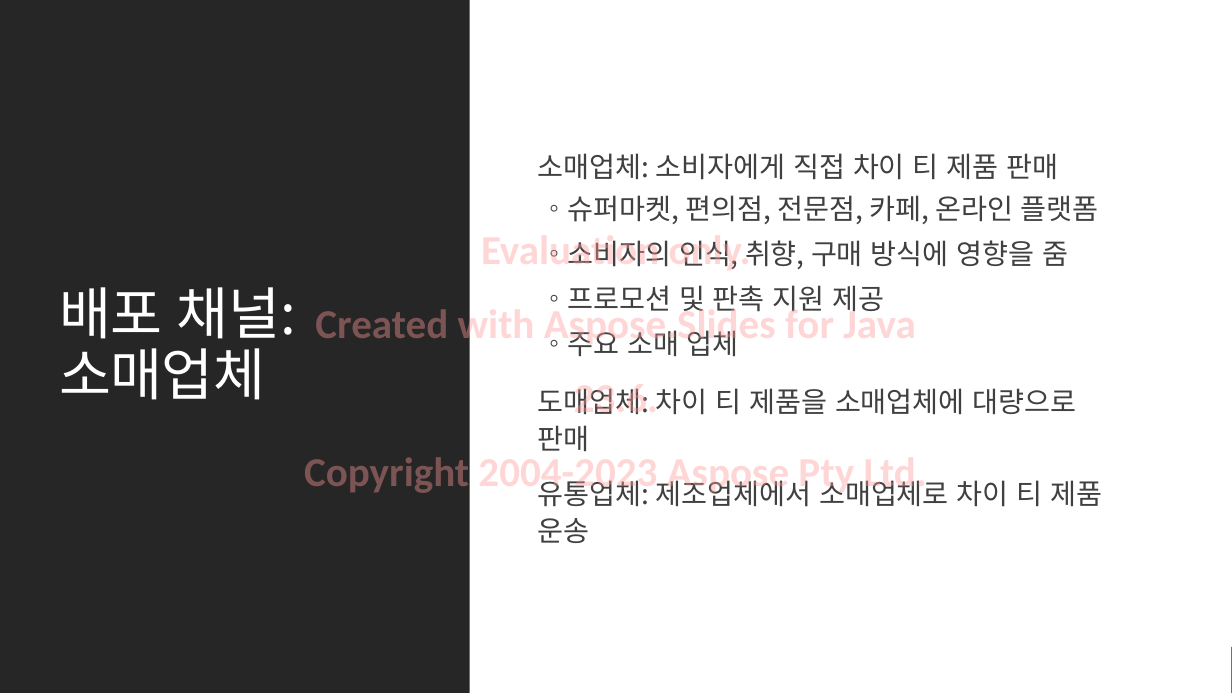
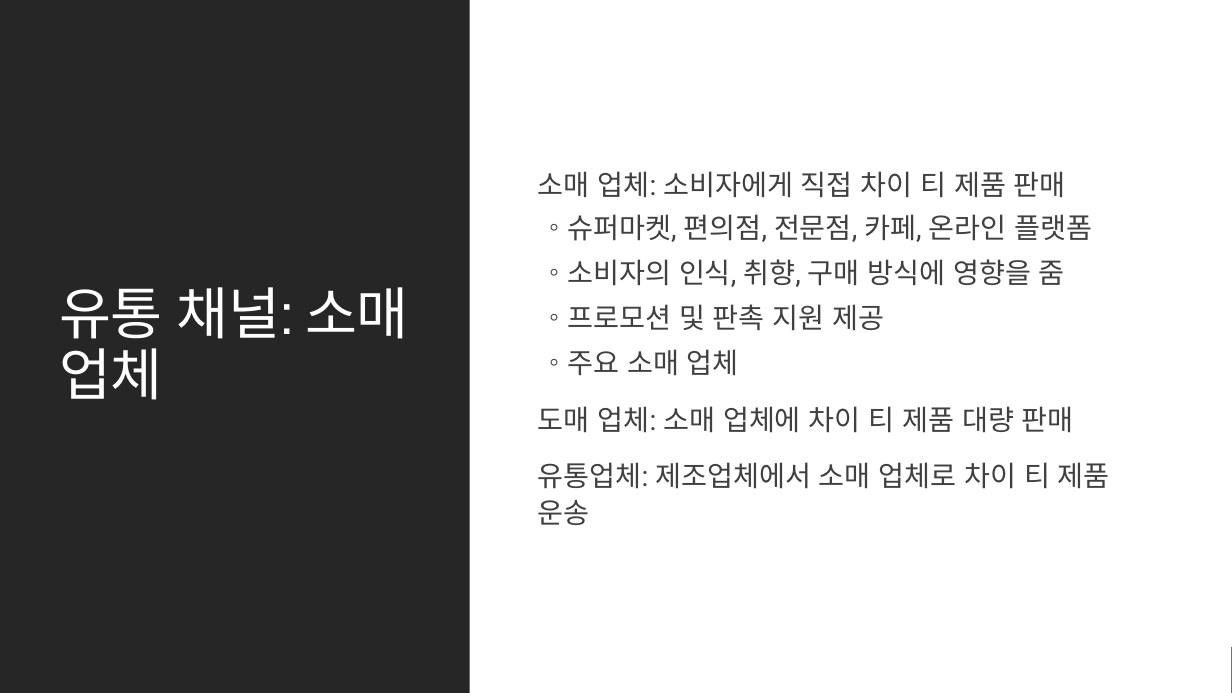
Before and after one commit to MicrosoftLearning/MS-4004-Empower-workforce-copilot-use-cases.ko-kr, a slide deck: slide 8 of ResourceFiles/Mystic Spice Premium Chai Market Analysis Presentation.pptx. Drawn at 1232x693 pixels with LibreOffice and Linux fonts; fonts in the diff are those of the drawing. Boxes give left, top, right and bottom in pixels: in the first picture for what was removed or moved away, otherwise in the second. Text is boxed around its words. In the diff, an @@ line names an element or a change of style, - is before the commit and + after.

```diff
--- a/ResourceFiles/Mystic Spice Premium Chai Market Analysis Presentation.pptx
+++ b/ResourceFiles/Mystic Spice Premium Chai Market Analysis Presentation.pptx
@@ text at [538, 171, 1066, 198]: text changed; font Noto Sans CJK KR to Roboto @@
-  소매업체: 소비자에게 직접 차이 티 제품 판매
+  소매 업체: 소비자에게 직접 차이 티 제품 판매
@@ text removed at [304, 236, 927, 496] @@
-Evaluation only.
-Created with Aspose.Slides for Java 23.6.
-Copyright 2004-2023 Aspose Pty Ltd.
@@ text at [567, 214, 1092, 375]: font Noto Sans CJK KR to Roboto in "슈퍼마켓, 편의점, 전문점, 카페, 온라인 플랫폼", "소비자의 인식, 취향, 구매 방식에 영향을 줌", "프로모션 및 판촉 지원 제공", "주요 소매 업체" @@
@@ title at [59, 287, 408, 400]: text changed; font Noto Sans CJK KR to Roboto Slab @@
-배포 채널: 소매업체
+유통 채널: 소매 업체
@@ text at [538, 406, 1110, 525]: text changed; font Noto Sans CJK KR to Roboto @@
-  도매업체: 차이 티 제품을 소매업체에 대량으로 판매
-  유통업체: 제조업체에서 소매업체로 차이 티 제품 운송
+  도매 업체: 소매 업체에 차이 티 제품 대량 판매
+  유통업체: 제조업체에서 소매 업체로 차이 티 제품 운송
```
Also in this commit, not shown: 13 other slides changed, 19 other files.
